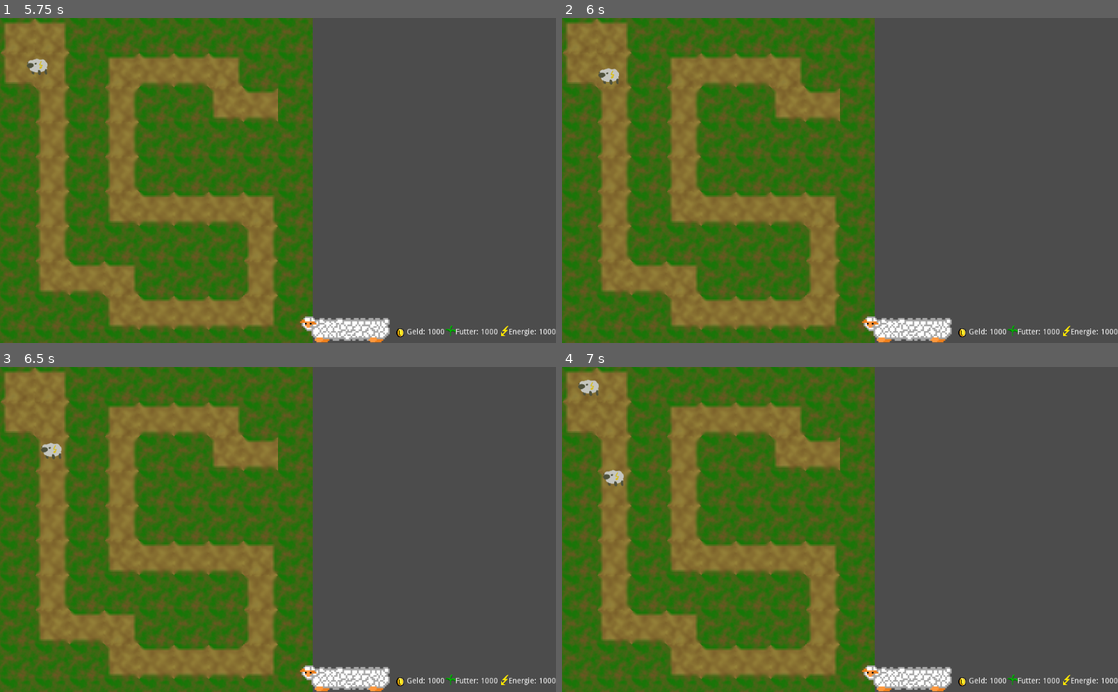
Above: before the commit, frames 1-4 (two rows, left to right).
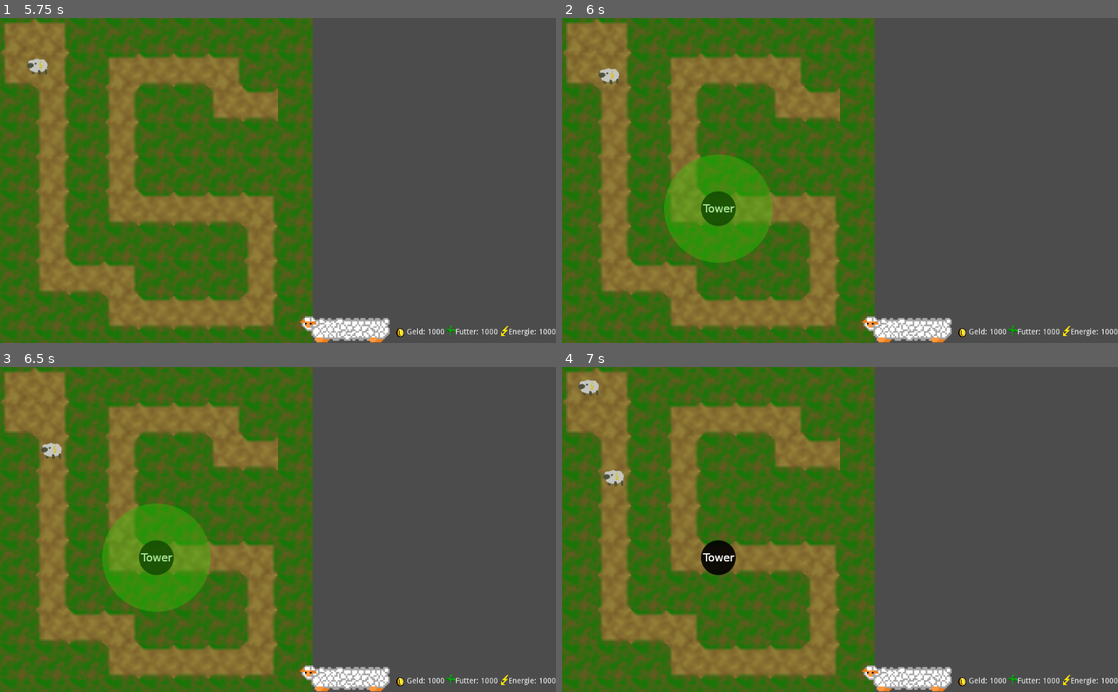
Above: after the commit, the same moments.

Repository: winnerbyhabit/bifigamejamWS19
Game: Godot game, scene res://Game.tscn
The game is run twice, just before and just after one commit, with the same random seed, the same clock (stepped at 60 frames per second) and the same inputs. Before the commit the project has no main scene; this scene is started directly in both runs.
Inputs (mouse positions are in pixels of both pictures, inside the frame that each line leads up to):
- Up to frame 1 (5.75 s): click (344, 330) at 0.5 s; click (350, 60) at 1.25 s; click (344, 330) at 2 s; click (350, 151) at 2.75 s; click (344, 330) at 3.5 s; click (350, 239) at 4.25 s; move the mouse to (400, 164) at 5.02 s; press the mouse at (400, 164) at 5.03 s
- Up to frame 2 (6 s): move the mouse to (728, 196) at 5.77 s; release the mouse at (728, 196) at 5.78 s; click (728, 196) at 5.85 s
- Up to frame 3 (6.5 s): no input
- Up to frame 4 (7 s): move the mouse to (895, 458) at 6.52 s; press the mouse at (895, 458) at 6.53 s

Frame 1 is identical in both runs. In frame 2, 5.1% of the frame differs, in the area x 18-38%, y 42-76%; in frame 3, 5.1%; in frame 4, 0.5%.

Commit message:
tower placement

Diff:
--- a/project/Game.tscn
+++ b/project/Game.tscn
@@ -11,8 +11,8 @@
 [node name="Stall" parent="." instance=ExtResource( 2 )]
 
 [node name="GUI" parent="." instance=ExtResource( 3 )]
-margin_left = 0.0
-margin_top = 0.0
+margin_left = 539.0
+margin_top = 543.0
 margin_right = 1024.0
 margin_bottom = 600.0
 [connection signal="add_tower" from="GUI" to="TDGame" method="activate_tower_placement"]
--- a/project/TDGame/TDGame.gd
+++ b/project/TDGame/TDGame.gd
@@ -1,6 +1,7 @@
 extends Node2D
 
-var scene = load("res://TDGame/Goat.tscn")
+var goat_scene = load("res://TDGame/Goat.tscn")
+var tower_scene = load("res://TDGame/Tower.tscn")
 
 export(String, FILE) var wavesTXT
 
@@ -54,7 +55,7 @@
 	print("ziegen punkt")
 
 func spawn_goat():
-	var goat = scene.instance()
+	var goat = goat_scene.instance()
 	add_child(goat)
 	goat.connect("win",self,"on_goat_win")
 
@@ -63,4 +64,8 @@
 
 func place_tower(position):
 	towerplacement_active = false
+	var tower = tower_scene.instance()
+	tower.position = position * Vector2(gridsize,gridsize) + Vector2(gridsize/2,gridsize/2)
+	tower.show_tower_range(false)
+	add_child(tower)
 	print('place tower on: ',position)
--- a/project/TDGame/TDGame.tscn
+++ b/project/TDGame/TDGame.tscn
@@ -4,7 +4,6 @@
 [ext_resource path="res://TDGame/tilemap.res" type="TileSet" id=2]
 
 [node name="TDGame" type="Node2D"]
-editor/display_folded = true
 script = ExtResource( 1 )
 wavesTXT = "res://TDGame/waves.txt"
 
--- a/project/TDGame/Tower.gd
+++ b/project/TDGame/Tower.gd
@@ -14,3 +14,4 @@
 
 func show_tower_range(value):
 	$Circle.visible = value
+	#print('value')
--- a/project/TDGame/Tower.tscn
+++ b/project/TDGame/Tower.tscn
@@ -19,6 +19,6 @@
 shape = SubResource( 1 )
 
 [node name="Circle" parent="." instance=ExtResource( 3 )]
-visible = false
+color = Color( 0.203922, 0.776471, 0.0196078, 0.392157 )
 [connection signal="mouse_entered" from="Area2D" to="." method="show_tower_range" binds= [ true ]]
 [connection signal="mouse_exited" from="Area2D" to="." method="show_tower_range" binds= [ false ]]
--- a/project/project.godot
+++ b/project/project.godot
@@ -16,6 +16,7 @@
 [application]
 
 config/name="bifigamejamWS19"
+run/main_scene="res://Game.tscn"
 config/icon="res://icon.png"
 
 [input]
